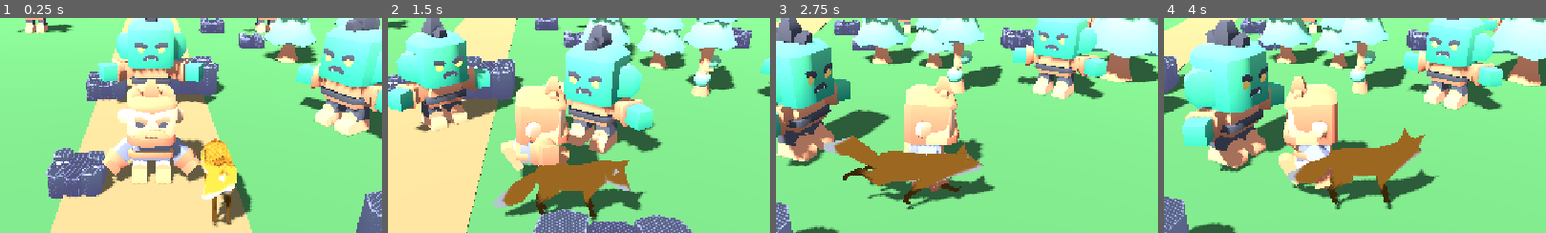
Above: before the commit, frames 1-4 (left to right).
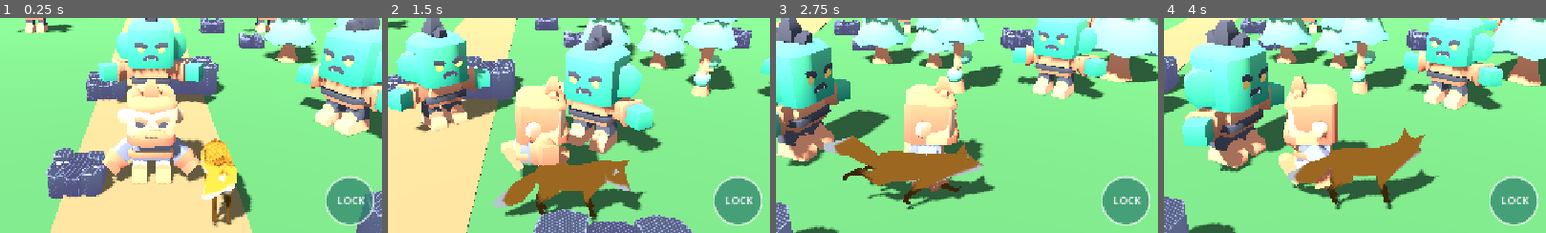
Above: after the commit, the same moments.

Repository: redfullmoon209-debug/NexTgenLeo
Game: Godot game, scene res://godot_src/main.tscn
Same seed, same stepped clock (60 frames per second), same inputs: the game is played once before the commit and once after it.
Inputs (mouse positions are % of the whole screen's width and height, from its top left):
- Up to frame 1 (0.25 s): no input
- Up to frame 2 (1.5 s): tap Enter at 0.5 s; move the mouse to (72, 45) at 0.52 s; hold D 0.53-1.25 s; tap Tab at 0.6 s; click (72, 45) at 0.67 s; tap Space at 0.77 s; drag from (30, 55) to (45, 70) at 1.27 s
- Up to frame 3 (2.75 s): move the mouse to (60, 28) at 2.02 s; hold D from 2.03 s (still down); tap Shift at 2.1 s
- Up to frame 4 (4 s): release D at 2.75 s; drag from (45, 70) to (20, 35) at 2.77 s; move the mouse to (80, 65) at 3.52 s; hold A from 3.53 s (still down); tap F at 3.6 s; tap Space at 3.77 s
The pictures show only the part of the screen within x 30-80%, y 26-76%; the shares and areas given below are measured in that part.

The runs differ from the first frame. In frame 1, 2.4% of the frame differs, in the area x 85-98%, y 73-97%; in frame 2, 2.4%; in frame 3, 2.4%; in frame 4, 2.4%.

Commit message:
Fix mobile joystick multitouch and add target-lock button: godot_src/touch_hud.gd

Diff:
--- a/godot_src/touch_hud.gd
+++ b/godot_src/touch_hud.gd
@@ -12,6 +12,7 @@
     draw_circle(base, 69.0, Color(0.04, 0.12, 0.22, 0.35))
     draw_arc(base, 69.0, 0, TAU, 64, Color(0.88, 0.94, 1.0, 0.7), 3.0, true)
     draw_circle(base + Vector2(stick.x, -stick.y) * 46.0, 27.0, Color(0.65, 0.82, 1.0, 0.76))
+    _button(Vector2(screen.x * 0.76, screen.y * 0.68), 40.0, "LOCK", Color(0.18, 0.51, 0.43, 0.72))
     _button(Vector2(screen.x * 0.76, screen.y * 0.83), 50.0, "ATK", Color(0.62, 0.25, 0.18, 0.73))
     _button(Vector2(screen.x * 0.91, screen.y * 0.68), 40.0, "JUMP", Color(0.24, 0.45, 0.73, 0.7))
     _button(Vector2(screen.x * 0.91, screen.y * 0.90), 40.0, "DASH", Color(0.38, 0.30, 0.65, 0.7))
